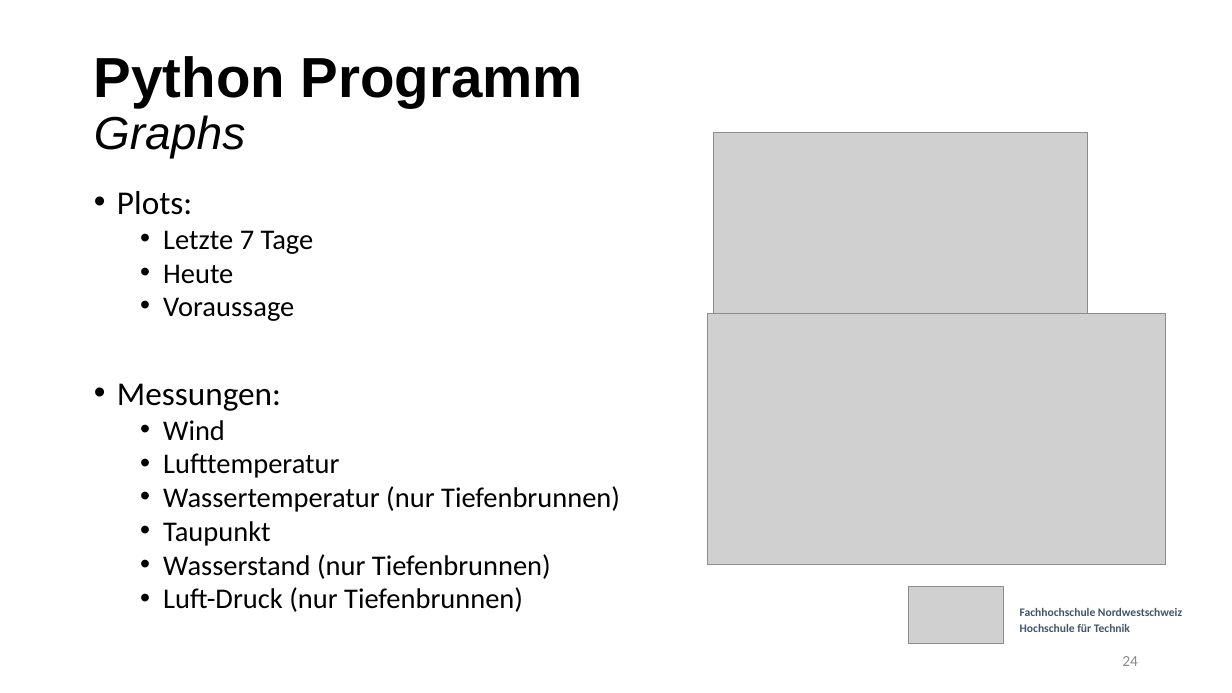
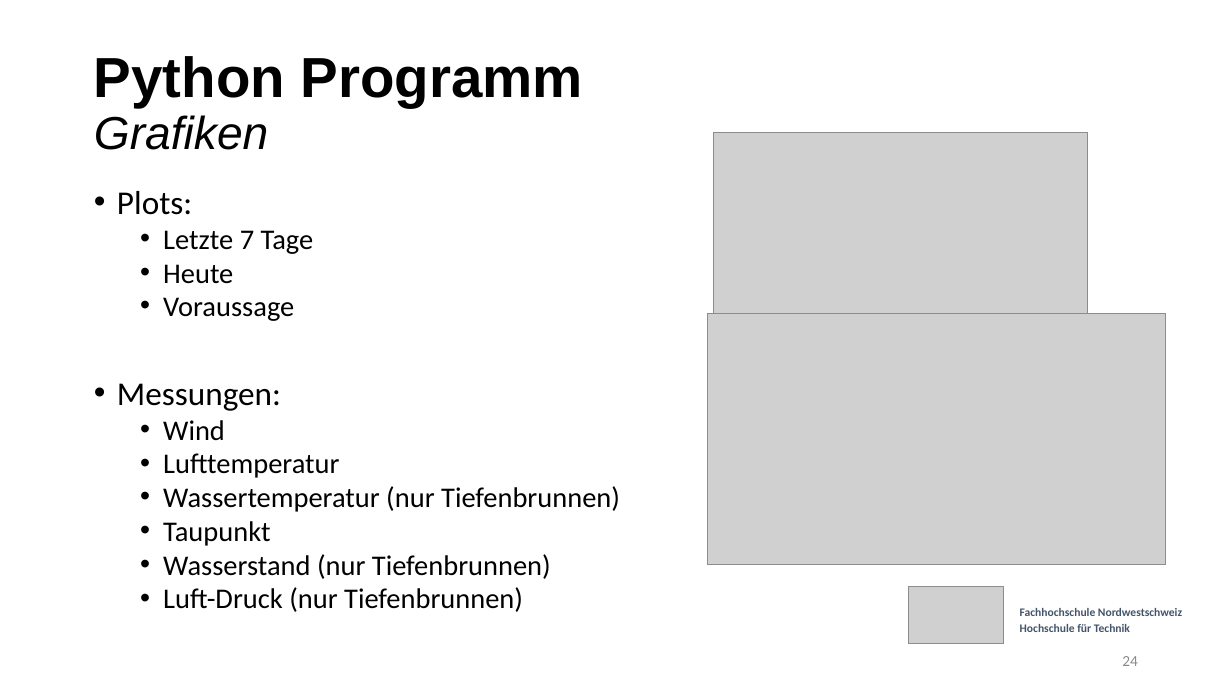
Before and after one commit to etiiiR/FHNW_Wettermonitor, a slide deck: slide 24 of Powerpoint v3.pptx. Drawn at 1232x693 pixels with LibreOffice and Linux fonts; fonts in the diff are those of the drawing; grey boxes stand for pictures. Boxes give left, top, right and bottom in pixels: in the first picture for what was removed or moved away, otherwise in the second. Text is boxed around its words. In the diff, an @@ line names an element or a change of style, - is before the commit and + after.

Commit message:
typo + Folie fürs routing

```diff
--- a/Powerpoint v3.pptx
+++ b/Powerpoint v3.pptx
@@ title at bbox=[94, 56, 583, 150]: text changed @@
-Python Programm
-Graphs
+Python Programm
+Grafiken
```
Also in this commit, not shown: 9 other slides changed, 1 slide added.
